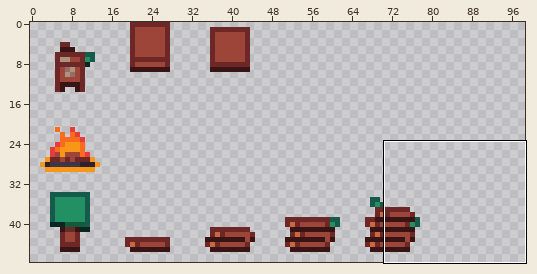
One commit to this pixel-art file: Project Games/project BitCraft/Aseprite/Objects1.aseprite. The first picture is a wide view before the edit; the outline marks the close-up.
Close-up. Old version:
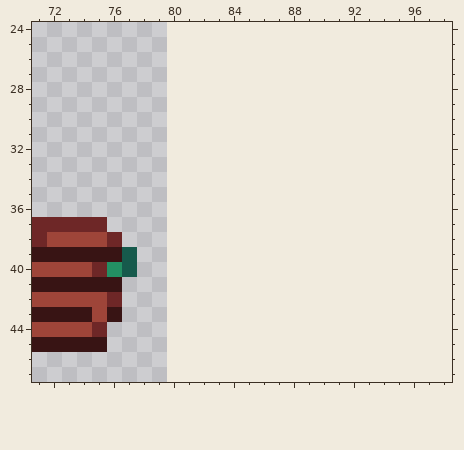
80x48 pixels, 1 frame. Shown: x 71..98, y 24..47. The old version is drawn lined up with the new one, on the new canvas. The wide view leaves out empty margins.
Once edited:
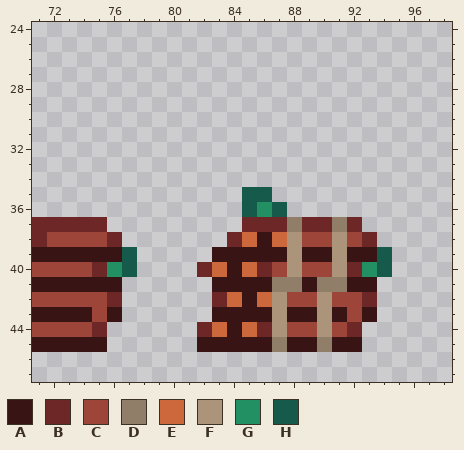
Palette (. is transparent): A #381414  B #6e2727  C #9e4539  D #917e69  E #cd683d  F #ab947a  G #239063  H #165a4c
Changes in this commit:
canvas 80x48 -> 128x48
Changed rows in their new state; - is an unchanged pixel.
first column x 82:
35 ---HH--------
36 ---HGH-------
37 ---BBBDBBDB--
38 --BEAEFCCFCB-
39 -AAAAAFAAFAAH
40 BEAEBCFCCFBGH
41 -AAAADDADDAA-
42 -BEAEFCCFCCB-
43 -AAAAFAAFACA-
44 BEAEBFCCFCB--
45 AAAAADAADAA--
